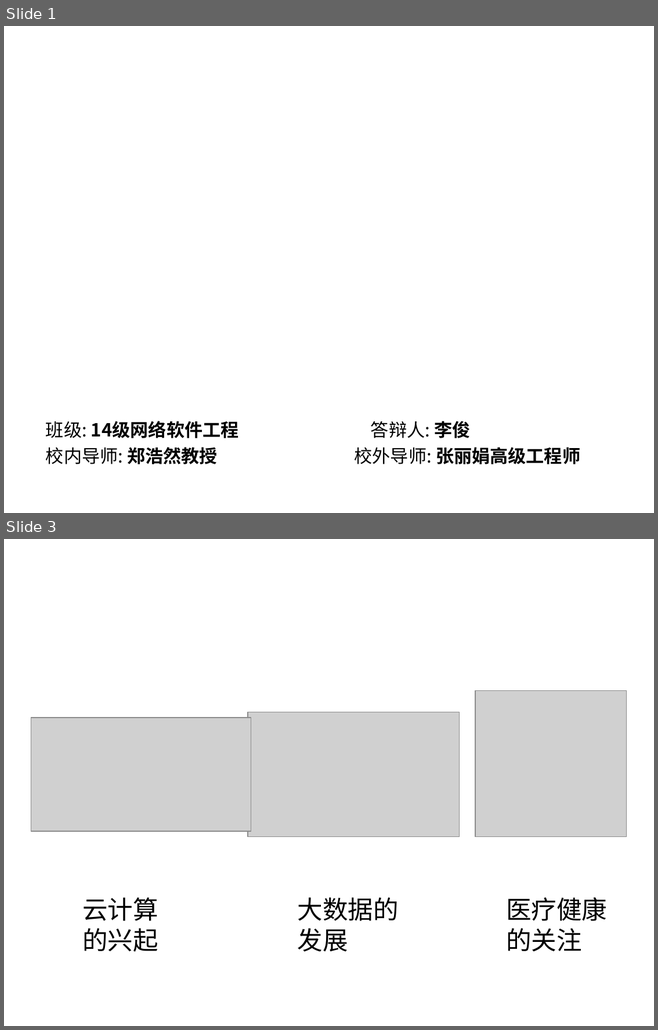
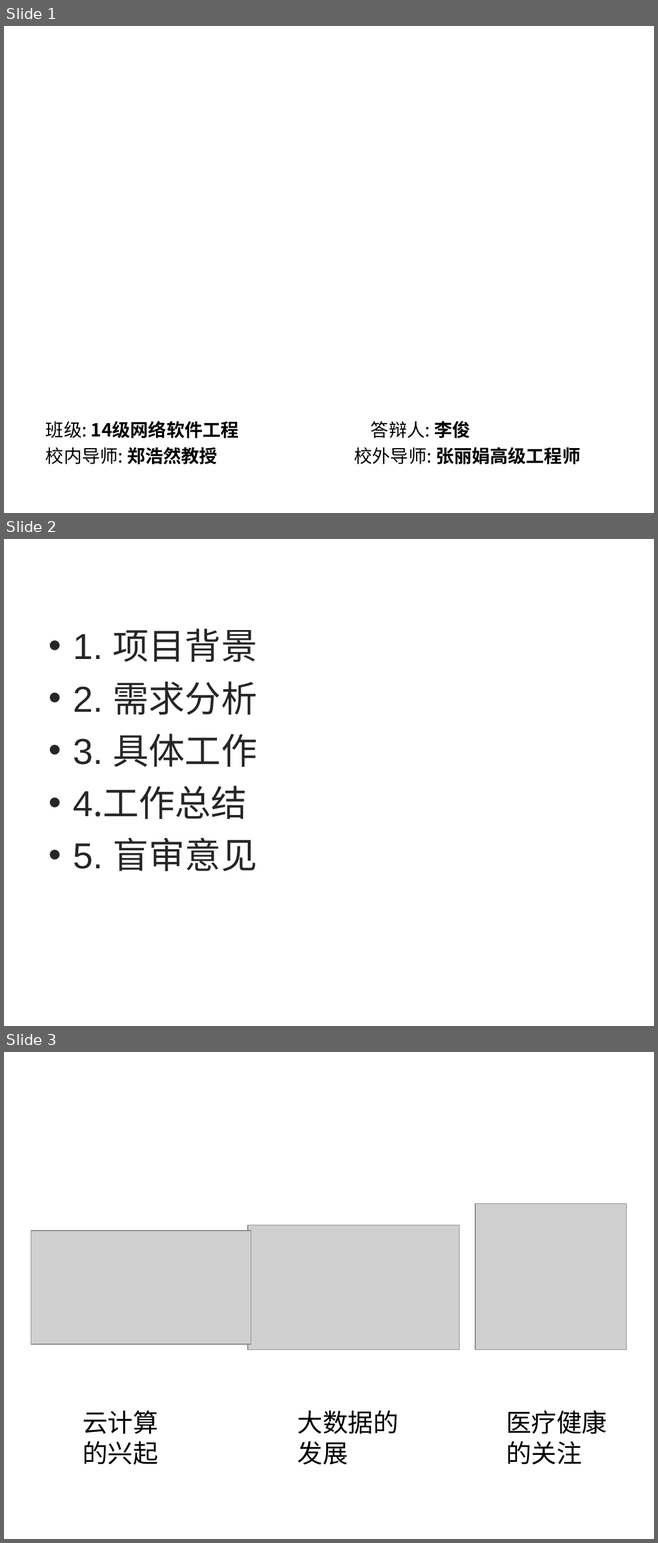
Before and after one commit to azadjun/paper, a slide deck: 答辩-李俊SA14226354.ppt. Shown one above the other, each under a label of ours: slides 1 and 3 before the commit, slides 1, 2 and 3 after it; the slides between them are not shown. The pictures are 658x1030 and 658x1543 pixels, drawn with LibreOffice and Linux fonts; fonts in the diff are those of the drawing; grey boxes stand for pictures; background and template pictures are left out. Boxes give left, top, right and bottom in pixels: in the first picture for what was removed or moved away, otherwise in the second. Text is boxed around its words. In the diff, an @@ line names an element or a change of style, - is before the commit and + after.

```diff
--- a/答辩-李俊SA14226354.ppt
+++ b/答辩-李俊SA14226354.ppt
@@ slide 2 added at <box>4,539,654,1026</box>, background picture (left out) @@
@@ title added at <box>31,549,389,588</box>, 40 pt, text #FFFFFF @@
+目 录
@@ text added at <box>73,628,257,871</box>, 40 pt, text #262626 @@
+• 1. 项目背景
+• 2. 需求分析
+• 3. 具体工作
+• 4.工作总结
+• 5. 盲审意见
```
Also in this commit, not shown: 7 slides changed, 3 other files.
